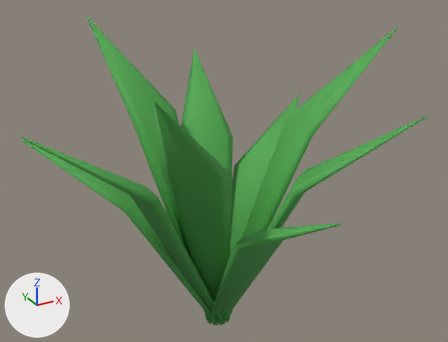
Renders of the glTF model public/models/org_seagrass.glb from each side of a commit.
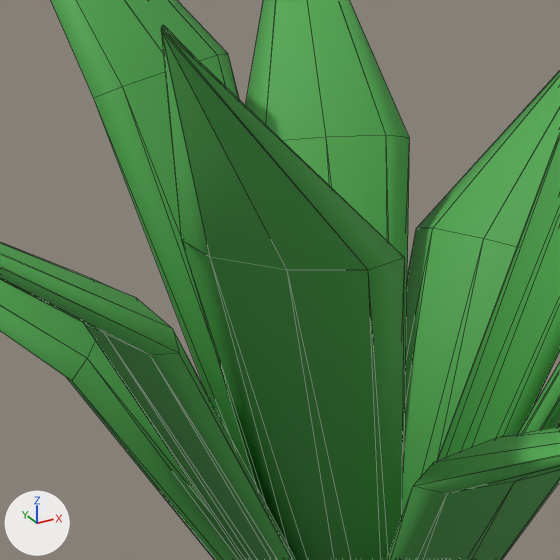
Each version is shown whole from a camera (50 mm lens) standing at (-0.343, -0.643, 0.551) and looking at (0.011, 0.001, 0.229), then close up on the part from 23% to 63% of the width and 27% to 79% of the height. Arrows for +X, +Y and +Z are at lower left; the lights stay in place. The last two pictures show the newer version. The close-ups show mesh edges as thin lines. Where no turn or scale is listed for an object, it has been applied to the vertices.

The first close-up shows 'Foliage'.
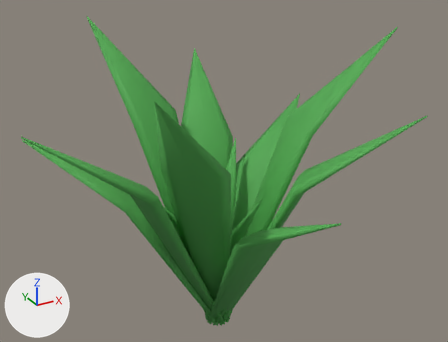
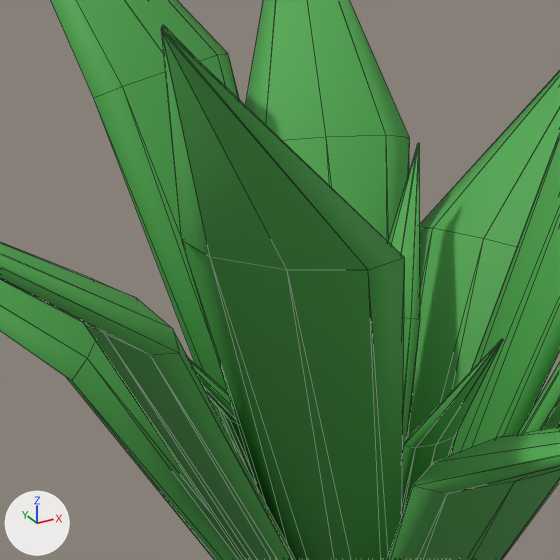
Diff of the bpy script that builds the scene:
```diff
--- a/public/models/org_seagrass.glb.py
+++ b/public/models/org_seagrass.glb.py
@@ mat_painted_miniature @@
+mat_painted_miniature = bpy.data.materials.new('Painted miniature')
+mat_painted_miniature.use_nodes = True; mat_painted_miniature.node_tree.nodes.clear()
+_N = mat_painted_miniature.node_tree.nodes; _L = mat_painted_miniature.node_tree.links
+n0 = _N.new('ShaderNodeBsdfPrincipled'); n0.name = 'Principled BSDF'
+n0.inputs[2].default_value = 0.7  # 'Roughness'
+n1 = _N.new('ShaderNodeOutputMaterial'); n1.name = 'Material Output'
+n2 = _N.new('ShaderNodeVertexColor'); n2.name = 'Color Attribute'
+_L.new(n0.outputs[0], n1.inputs[0])  # 'BSDF' to 'Surface'
+_L.new(n2.outputs[0], n0.inputs[0])  # 'Color' to 'Base Color'
@@ me_curved_leaf @@
 # used by ob_foliage; location = (0.0, 0.0, 0.002)
-me_curved_leaf.from_pydata(...)  # 216 vertices, 396 faces; spans x -0.242..0.242, y -0.246..0.231, z -0.002..0.398
+me_curved_leaf.from_pydata(...)  # 288 vertices, 528 faces; spans x -0.242..0.242, y -0.246..0.231, z -0.002..0.398
+# me_curved_leaf part 1: a new loose piece of 24 vertices spanning x -0.012..0.012, y -0.108..0.002, z -0.001..0.236, in mat_painted_miniature
+# me_curved_leaf part 2: a new loose piece of 24 vertices spanning x -0.005..0.073, y -0.005..0.08, z -0.001..0.236, in mat_painted_miniature
+# me_curved_leaf part 3: a new loose piece of 24 vertices spanning x -0.108..0.002, y -0.017..0.007, z -0.001..0.236, in mat_painted_miniature
+# me_curved_leaf part 4: 396 faces spanning x -0.242..0.242, y -0.246..0.231, z -0.002..0.398 switch from mat_foliage (green #4fa84e) to mat_painted_miniature
```

Boxes (x1, y1, x2, y2) around the edits, measured in the close-ups (560 x 560 px):
part 1 of me_curved_leaf, added (green)
    after: (402, 339, 503, 516)
part 2 of me_curved_leaf, added (green)
    after: (388, 143, 420, 449)
part 3 of me_curved_leaf, added
    after: (189, 359, 257, 486)
part 4 of me_curved_leaf, recoloured
    both: (187, 163, 558, 520)
